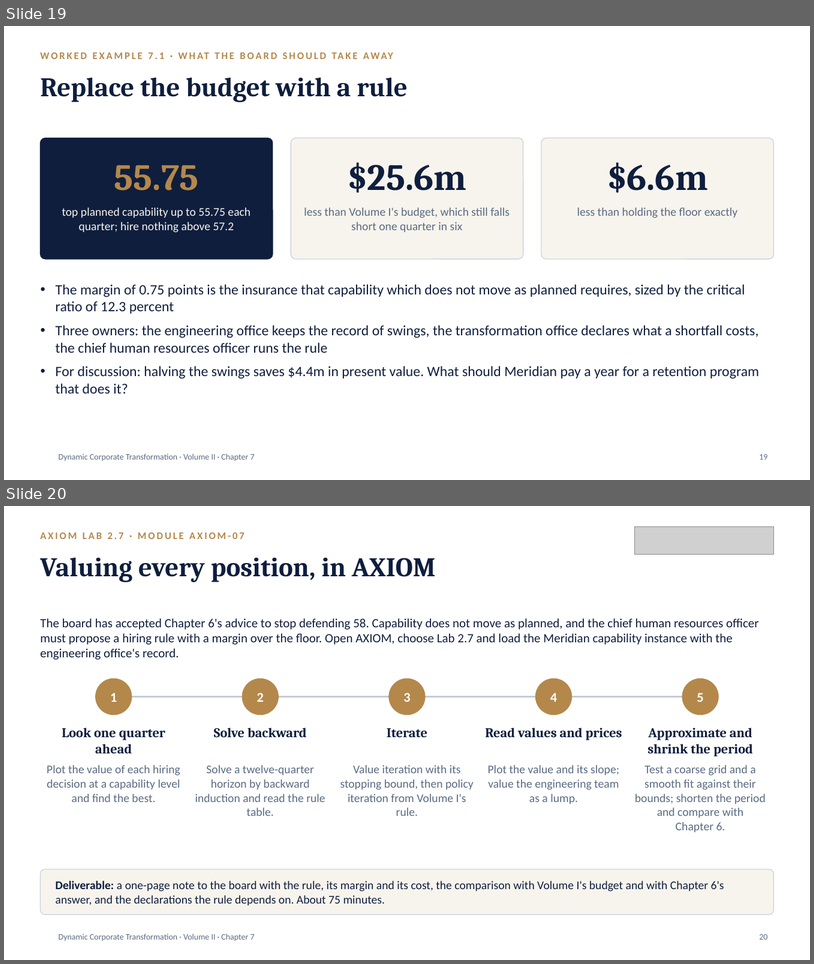
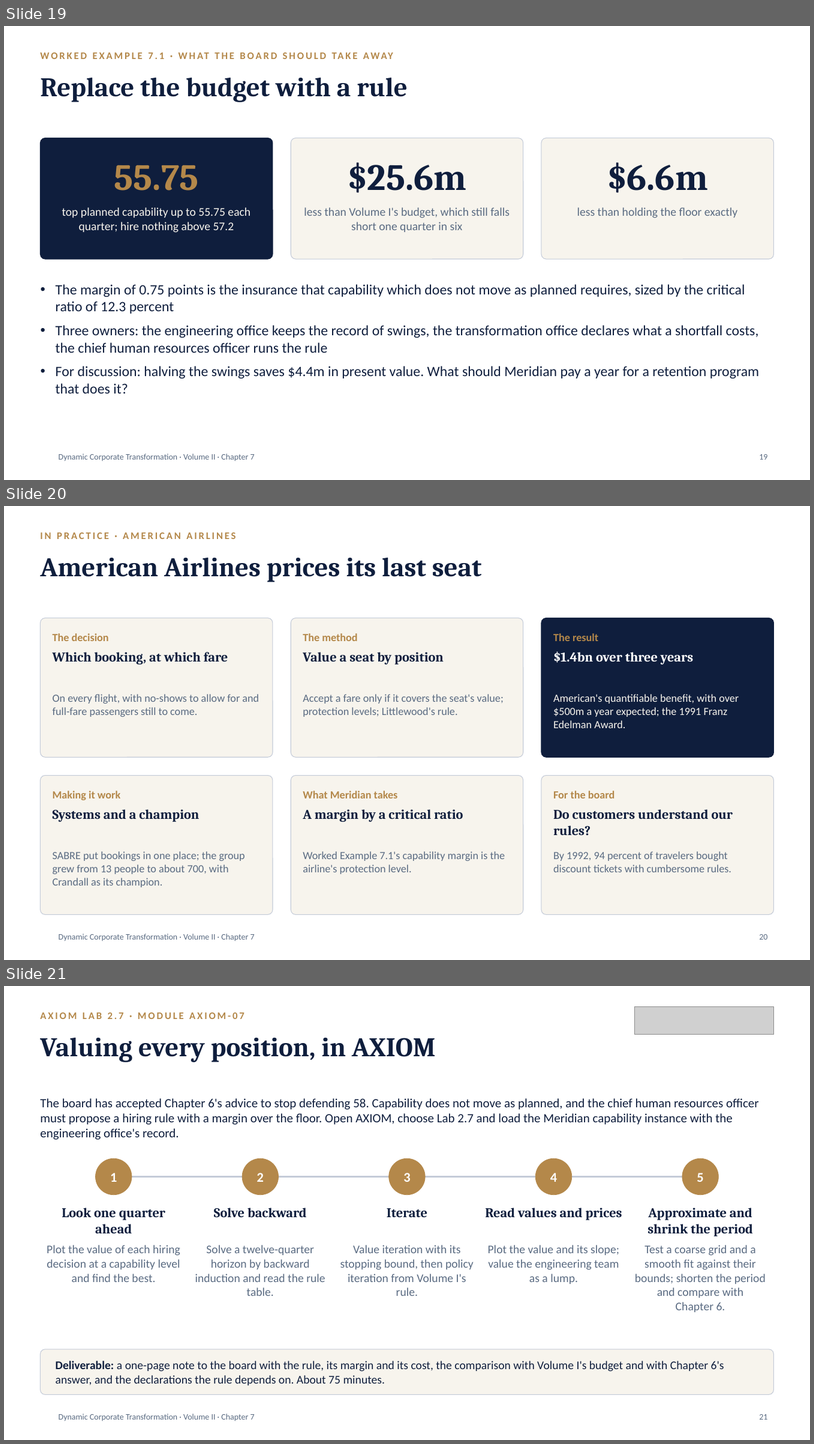
Before and after one commit to drsamirasaf-creator/dct-course, a slide deck: downloads/DCT_V2_Ch07_Slides.pptx. Shown one above the other, each under a label of ours: slides 19 and 20 before the commit, slides 19, 20 and 21 after it. The pictures are 814x964 and 814x1444 pixels, drawn with LibreOffice and Linux fonts; fonts in the diff are those of the drawing; grey boxes stand for pictures; background and template pictures are left out. Boxes give left, top, right and bottom in pixels: in the first picture for what was removed or moved away, otherwise in the second. Text is boxed around its words. In the diff, an @@ line names an element or a change of style, - is before the commit and + after.

```diff
--- a/downloads/DCT_V2_Ch07_Slides.pptx
+++ b/downloads/DCT_V2_Ch07_Slides.pptx
@@ slide 20 added at box(4, 506, 810, 960), background #FFFFFF; not listed: 1 template element that a slide beside it also shows @@
@@ text added at box(40, 532, 236, 539), 12 pt, text #B4884A, bold @@
+IN PRACTICE · AMERICAN AIRLINES
@@ title added at box(40, 558, 482, 582), 32 pt, text #0F1E3D, bold @@
+American Airlines prices its last seat
@@ rounded rectangle added at box(40, 618, 273, 757), fill #F7F4ED, outline #C4CBD8 0.75 pt @@
@@ rounded rectangle added at box(291, 618, 523, 757), fill #F7F4ED, outline #C4CBD8 0.75 pt @@
@@ rounded rectangle added at box(542, 618, 774, 757), fill #0F1E3D, outline #0F1E3D 0.75 pt @@
@@ text added at box(53, 633, 109, 641), 13 pt, text #B4884A, bold @@
+The decision
@@ text added at box(303, 633, 357, 641), 13 pt, text #B4884A, bold @@
+The method
@@ text added at box(554, 633, 599, 641), 13 pt, text #B4884A, bold @@
+The result
@@ text added at box(53, 652, 228, 664), 16 pt, text #0F1E3D, bold @@
+Which booking, at which fare
@@ text added at box(303, 652, 444, 664), 16 pt, text #0F1E3D, bold @@
+Value a seat by position
@@ text added at box(554, 651, 693, 664), 16 pt, text #FFFFFF, bold @@
+$1.4bn over three years
@@ text added at box(53, 694, 259, 717), 13 pt, text #5A6B82 @@
+On every flight, with no-shows to allow for and full-fare passengers still to come.
@@ text added at box(303, 694, 504, 717), 13 pt, text #5A6B82 @@
+Accept a fare only if it covers the seat's value; protection levels; Littlewood's rule.
@@ text added at box(554, 694, 739, 728), 13 pt, text #F7F4ED @@
+American's quantifiable benefit, with over $500m a year expected; the 1991 Franz Edelman Award.
@@ rounded rectangle added at box(40, 775, 273, 915), fill #F7F4ED, outline #C4CBD8 0.75 pt @@
@@ rounded rectangle added at box(291, 775, 523, 915), fill #F7F4ED, outline #C4CBD8 0.75 pt @@
@@ rounded rectangle added at box(542, 775, 774, 915), fill #F7F4ED, outline #C4CBD8 0.75 pt @@
@@ text added at box(53, 790, 120, 800), 13 pt, text #B4884A, bold @@
+Making it work
@@ text added at box(303, 790, 398, 798), 13 pt, text #B4884A, bold @@
+What Meridian takes
@@ text added at box(554, 790, 615, 798), 13 pt, text #B4884A, bold @@
+For the board
@@ text added at box(53, 809, 199, 822), 16 pt, text #0F1E3D, bold @@
+Systems and a champion
@@ text added at box(303, 809, 463, 822), 16 pt, text #0F1E3D, bold @@
+A margin by a critical ratio
@@ text added at box(554, 809, 734, 835), 16 pt, text #0F1E3D, bold @@
+Do customers understand our rules?
@@ text added at box(53, 851, 245, 887), 13 pt, text #5A6B82 @@
+SABRE put bookings in one place; the group grew from 13 people to about 700, with Crandall as its champion.
@@ text added at box(303, 851, 506, 874), 13 pt, text #5A6B82 @@
+Worked Example 7.1's capability margin is the airline's protection level.
@@ text added at box(554, 851, 732, 872), 13 pt, text #5A6B82 @@
+By 1992, 94 percent of travelers bought discount tickets with cumbersome rules.
@@ page number added at box(759, 934, 768, 939), 10 pt, text #5A6B82 @@
+20
@@ what was slide 20 is now slide 21 @@
@@ page number at box(759, 1414, 768, 1419): text changed @@
-20
+21
```
Also in this commit, not shown: 1 slide changed, 15 other files.
